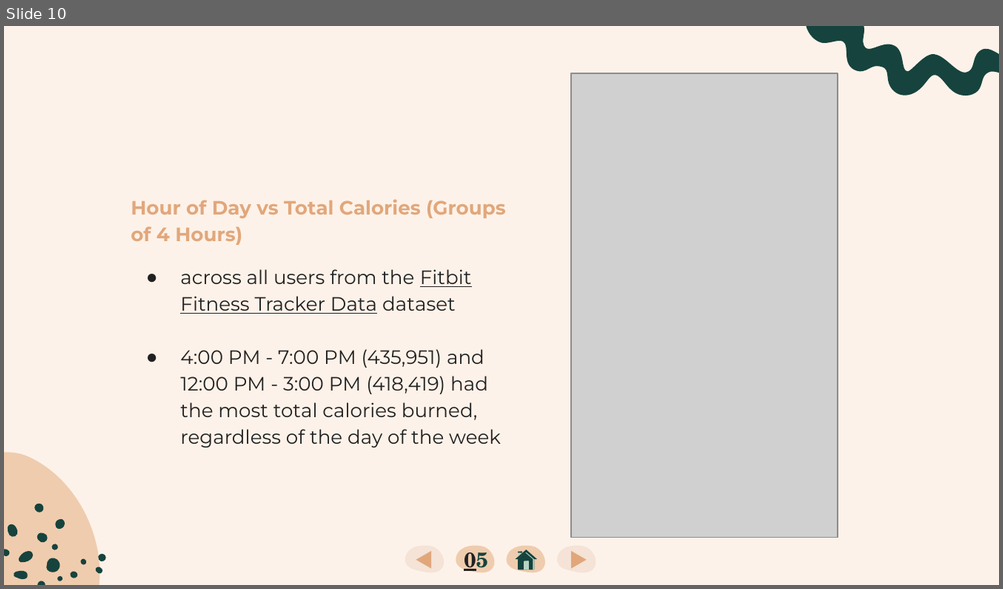
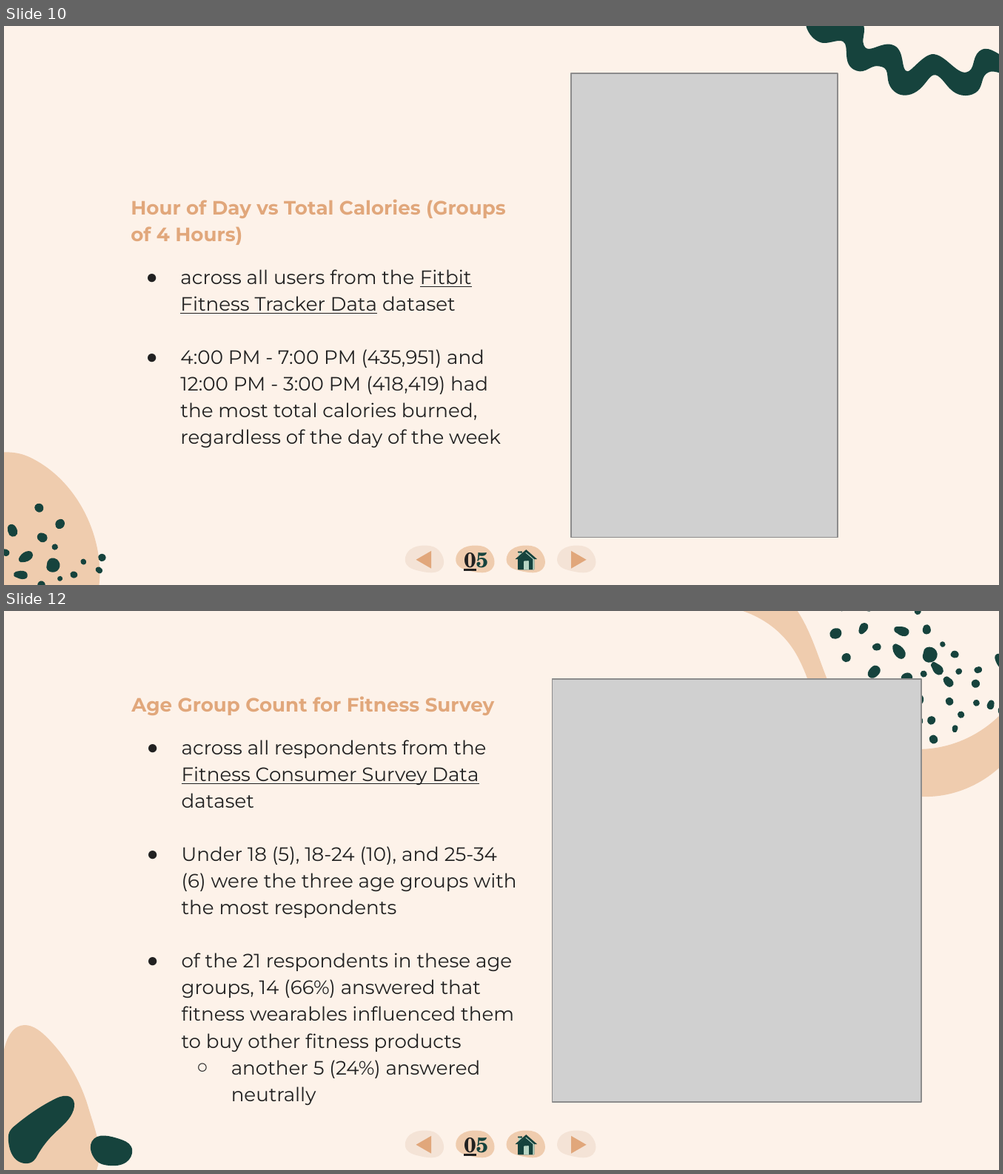
Before and after one commit to giantaparan/bellabeat-capstone, a slide deck: Bellabeat Capstone Project.pptx. Shown one above the other, each under a label of ours: slide 10 before the commit, slides 10 and 12 after it; the slides between them are not shown. The pictures are 1003x589 and 1003x1174 pixels, drawn with LibreOffice and Linux fonts; fonts in the diff are those of the drawing; grey boxes stand for pictures. Boxes give left, top, right and bottom in pixels: in the first picture for what was removed or moved away, otherwise in the second. Text is boxed around its words. In the diff, an @@ line names an element or a change of style, - is before the commit and + after.

Commit message:
uploaded updated version of presentation

```diff
--- a/Bellabeat Capstone Project.pptx
+++ b/Bellabeat Capstone Project.pptx
@@ slide 12 added at (x1=4, y1=611, x2=999, y2=1170), background #FDF2E9 @@
@@ freeform shape added at (x1=700, y1=611, x2=999, y2=853), fill #EFCCAE @@
@@ subtitle added at (x1=131, y1=696, x2=516, y2=1105), 14 pt, text #212121 @@
+Age Group Count for Fitness Survey
+● across all respondents from the Fitness Consumer Survey Data dataset
+● Under 18 (5), 18-24 (10), and 25-34 (6) were the three age groups with the most respondents
+● of the 21 respondents in these age groups, 14 (66%) answered that fitness wearables influenced them to buy other fitness products
+  ○ another 5 (24%) answered neutrally
@@ picture added at (x1=552, y1=678, x2=921, y2=1102) @@
@@ group added at (x1=827, y1=611, x2=999, y2=746): 32 freeform shapes @@
@@ freeform shape added at (x1=4, y1=992, x2=135, y2=1170), fill #EFCCAE @@
@@ freeform shape added at (x1=5, y1=1093, x2=79, y2=1167), fill #16433D @@
@@ freeform shape added at (x1=401, y1=1120, x2=451, y2=1169), fill #F4E3D6 @@
@@ freeform shape added at (x1=450, y1=1120, x2=501, y2=1169), fill #EFCCAE @@
@@ freeform shape added at (x1=501, y1=1120, x2=552, y2=1169), fill #EFCCAE @@
@@ freeform shape added at (x1=552, y1=1120, x2=602, y2=1169), fill #F4E3D6 @@
@@ freeform shape added at (x1=89, y1=1130, x2=134, y2=1169), fill #16433D @@
@@ triangle added at (x1=416, y1=1136, x2=431, y2=1153), fill #E1A77B @@
@@ text added at (x1=464, y1=1131, x2=488, y2=1160), 15.2 pt, text #212121, bold, underline @@
+05
@@ group added at (x1=515, y1=1135, x2=537, y2=1155): 9 freeform shapes @@
@@ triangle added at (x1=572, y1=1136, x2=586, y2=1153), fill #E1A77B @@
```
Also in this commit, not shown: 7 slides changed.
